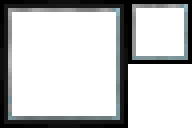
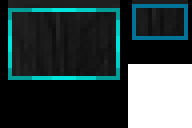
Before/after of a (192, 128) layered artwork. What changed in the layer stack:
hid "top_face", painted on it over [0, 0, 188, 128]
showed "back_internal-fluid", painted on it over [0, 0, 188, 128]
